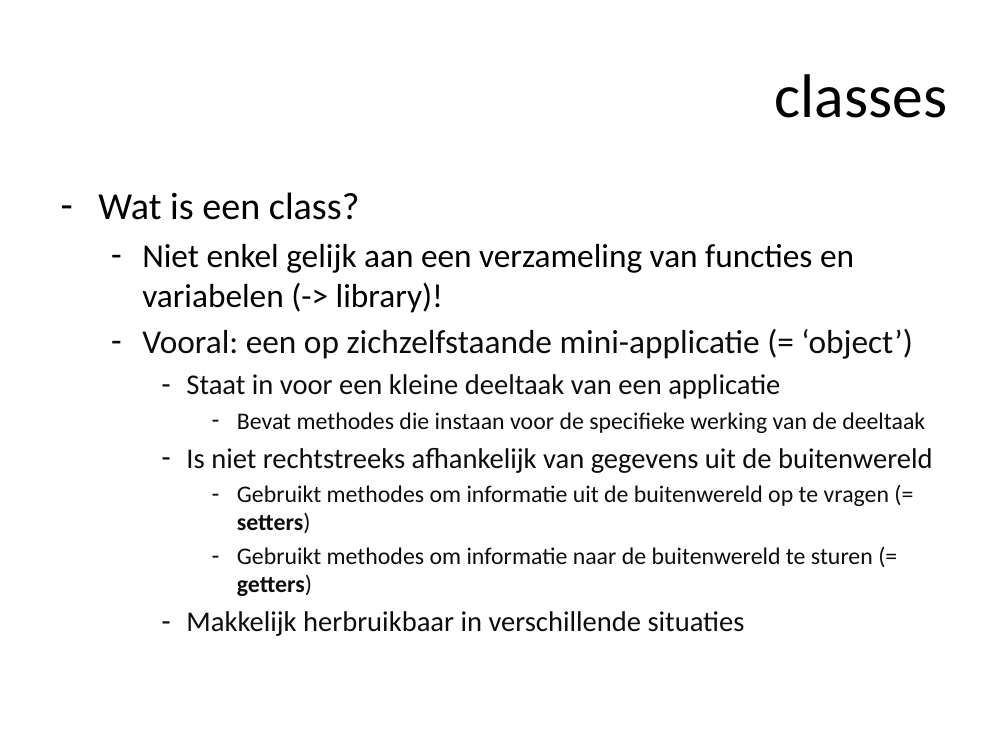
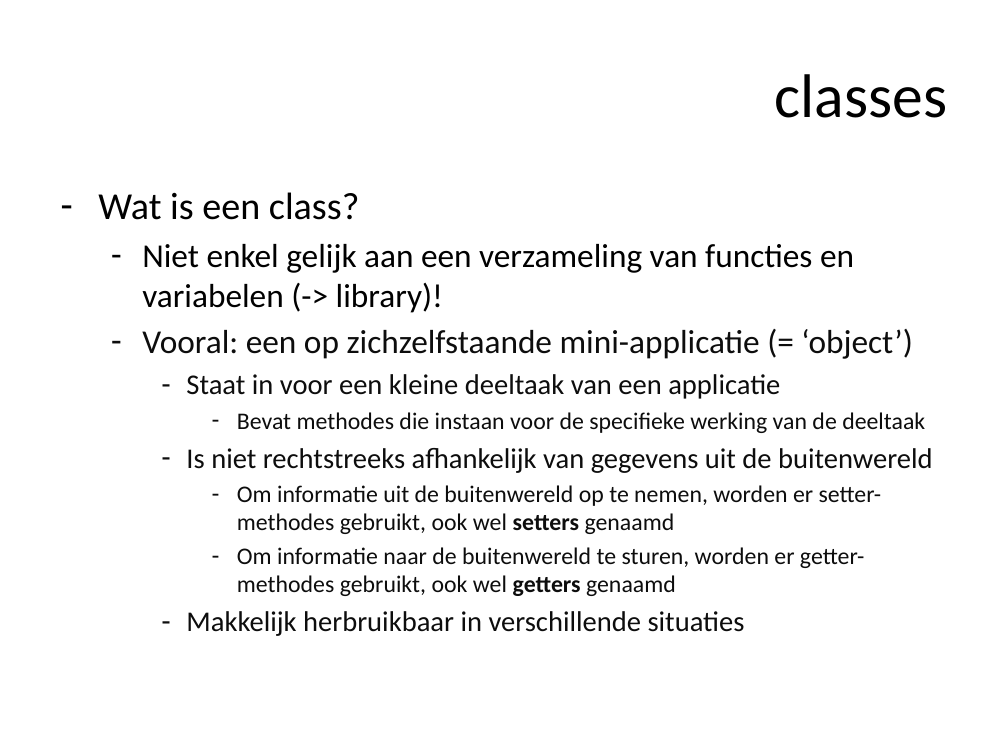
Before and after one commit to ajkea/web-backend-1, a slide deck: slide 113 of public/cursus/web-backend-cursus.pptx. Drawn at 1008x756 pixels with LibreOffice and Linux fonts; fonts in the diff are those of the drawing. Boxes give left, top, right and bottom in pixels: in the first picture for what was removed or moved away, otherwise in the second. Text is boxed around its words. In the diff, an @@ line names an element or a change of style, - is before the commit and + after.

```diff
--- a/public/cursus/web-backend-cursus.pptx
+++ b/public/cursus/web-backend-cursus.pptx
@@ text at [237,485,882,596]: text changed @@
-      – Gebruikt methodes om informatie uit de buitenwereld op te vragen (= setters)
-      – Gebruikt methodes om informatie naar de buitenwereld te sturen (= getters)
+      – Om informatie uit de buitenwereld op te nemen, worden er setter-methodes gebruikt, ook wel setters genaamd
+      – Om informatie naar de buitenwereld te sturen, worden er getter-methodes gebruikt, ook wel getters genaamd
```
Also in this commit, not shown: 1 other file.
